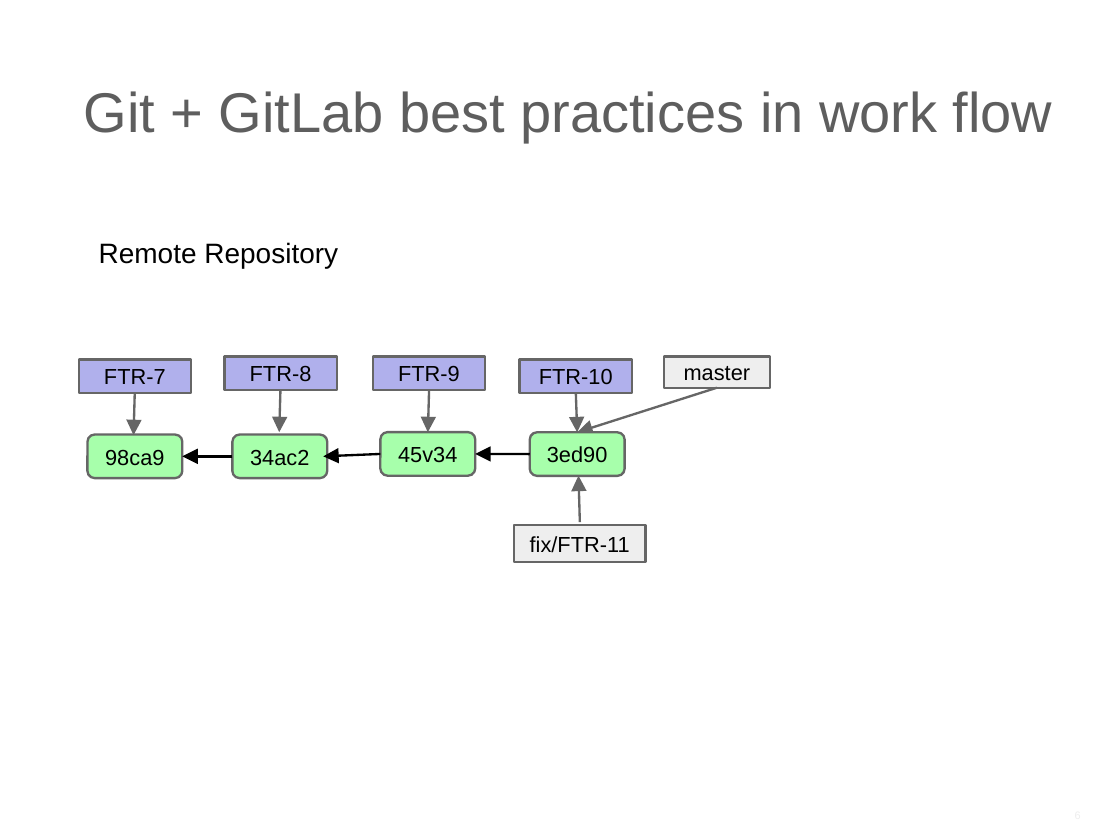
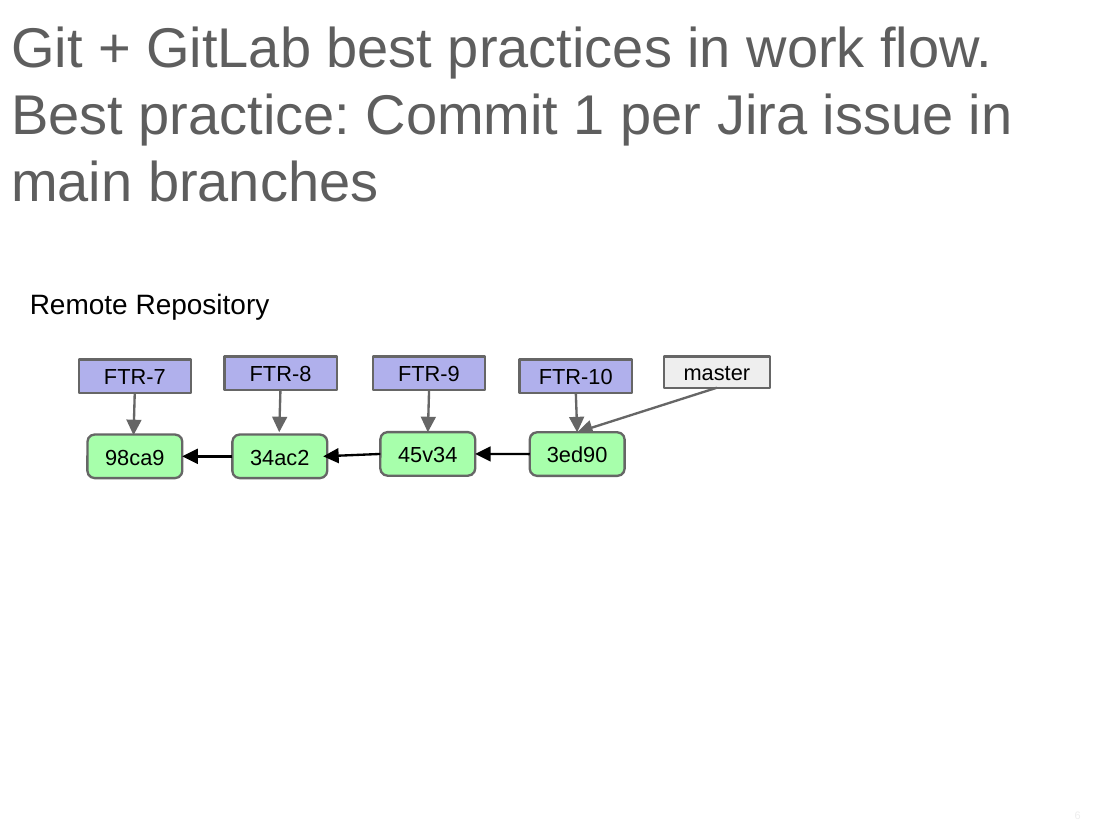
Before and after one commit to ilyaro/mysite, a slide deck: slide 6 of WorkStuff/Courses/Git/Git_Gitlab_Best_Practices/Git_Gitlab_BestPractices.pptx. Drawn at 1120x840 pixels with LibreOffice and Linux fonts; fonts in the diff are those of the drawing. Boxes give left, top, right and bottom in pixels: in the first picture for what was removed or moved away, otherwise in the second. Text is boxed around its words. In the diff, an @@ line names an element or a change of style, - is before the commit and + after.

Commit message:
gitlab best practices

```diff
--- a/WorkStuff/Courses/Git/Git_Gitlab_Best_Practices/Git_Gitlab_BestPractices.pptx
+++ b/WorkStuff/Courses/Git/Git_Gitlab_Best_Practices/Git_Gitlab_BestPractices.pptx
@@ title at (11, 26, 1013, 202): text changed @@
-Git + GitLab best practices in work flow
+Git + GitLab best practices in work flow.
+Best practice: Commit 1 per Jira issue in main branches
@@ text "Remote Repository": place and size @@
-text "Remote Repository" at (99, 242, 338, 268)
+text "Remote Repository" at (30, 293, 270, 319)
@@ arrow removed from (580, 522) to (579, 476) @@
@@ rectangle removed at (514, 525, 646, 562) @@
-fix/FTR-11
```
Also in this commit, not shown: 2 slides added.
